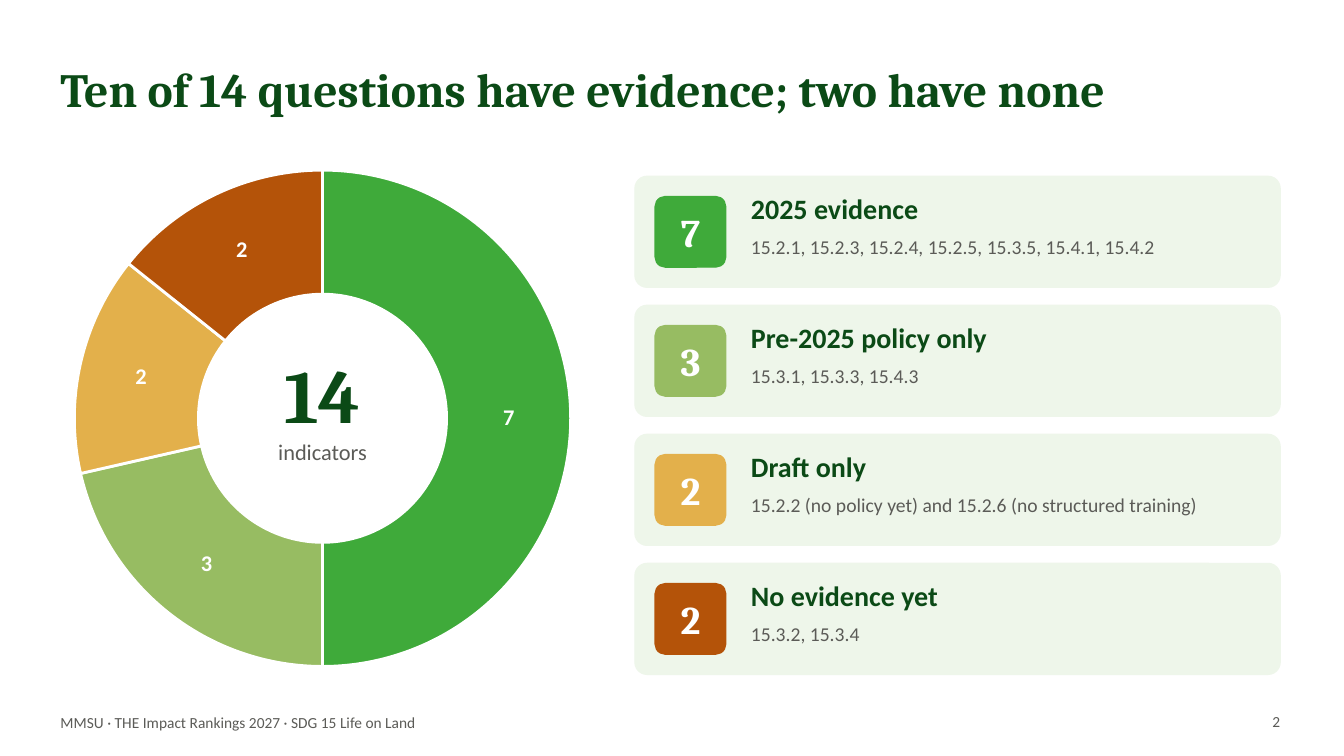
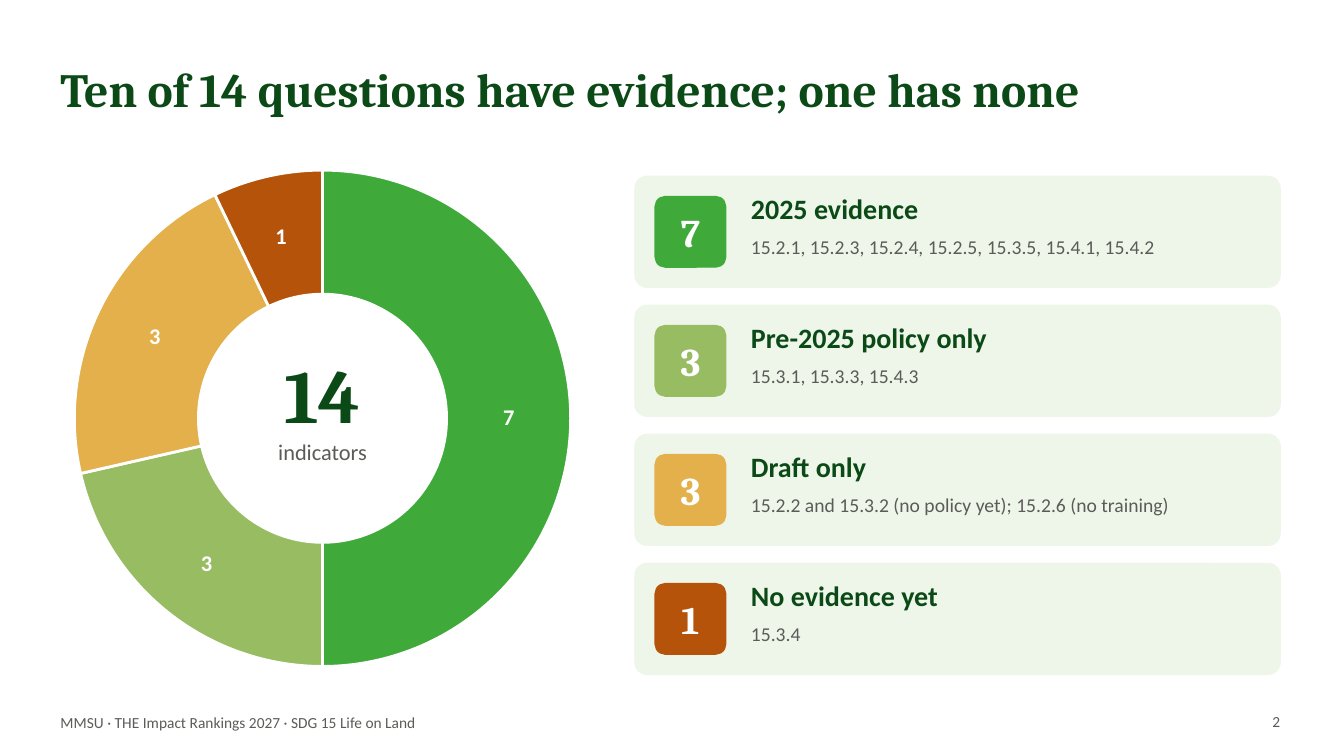
Before and after one commit to BhinoSTV/MMSUGreenDashboard, a slide deck: slide 2 of submission/sdg15/team-update/SDG15_Team_Update_2026-10-30.pptx. Drawn at 1344x756 pixels with LibreOffice and Linux fonts; fonts in the diff are those of the drawing. Boxes give left, top, right and bottom in pixels: in the first picture for what was removed or moved away, otherwise in the second. Text is boxed around its words. In the diff, an @@ line names an element or a change of style, - is before the commit and + after.

```diff
--- a/submission/sdg15/team-update/SDG15_Team_Update_2026-10-30.pptx
+++ b/submission/sdg15/team-update/SDG15_Team_Update_2026-10-30.pptx
@@ title at box(60, 73, 1079, 117): text changed @@
-Ten of 14 questions have evidence; two have none
+Ten of 14 questions have evidence; one has none
@@ doughnut chart at box(60, 156, 585, 681) @@
@@ Series 1, Draft only: 2 to 3 @@
@@ Series 1, No evidence yet: 2 to 1 @@
@@ text at box(681, 478, 701, 506): text changed @@
-2
+3
@@ text at box(751, 498, 1168, 516): text changed @@
-15.2.2 (no policy yet) and 15.2.6 (no structured training)
+15.2.2 and 15.3.2 (no policy yet); 15.2.6 (no training)
@@ text at box(681, 608, 699, 634): text changed @@
-2
+1
@@ text at box(751, 628, 801, 641): text changed @@
-15.3.2, 15.3.4
+15.3.4
```
Also in this commit, not shown: 2 other slides changed, 20 other files.
